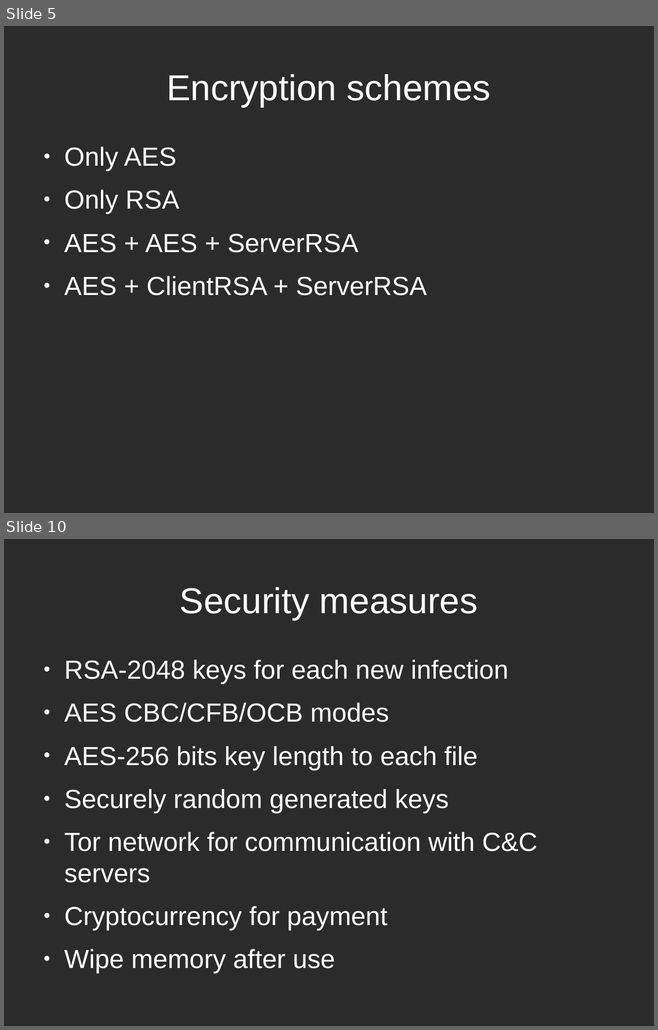
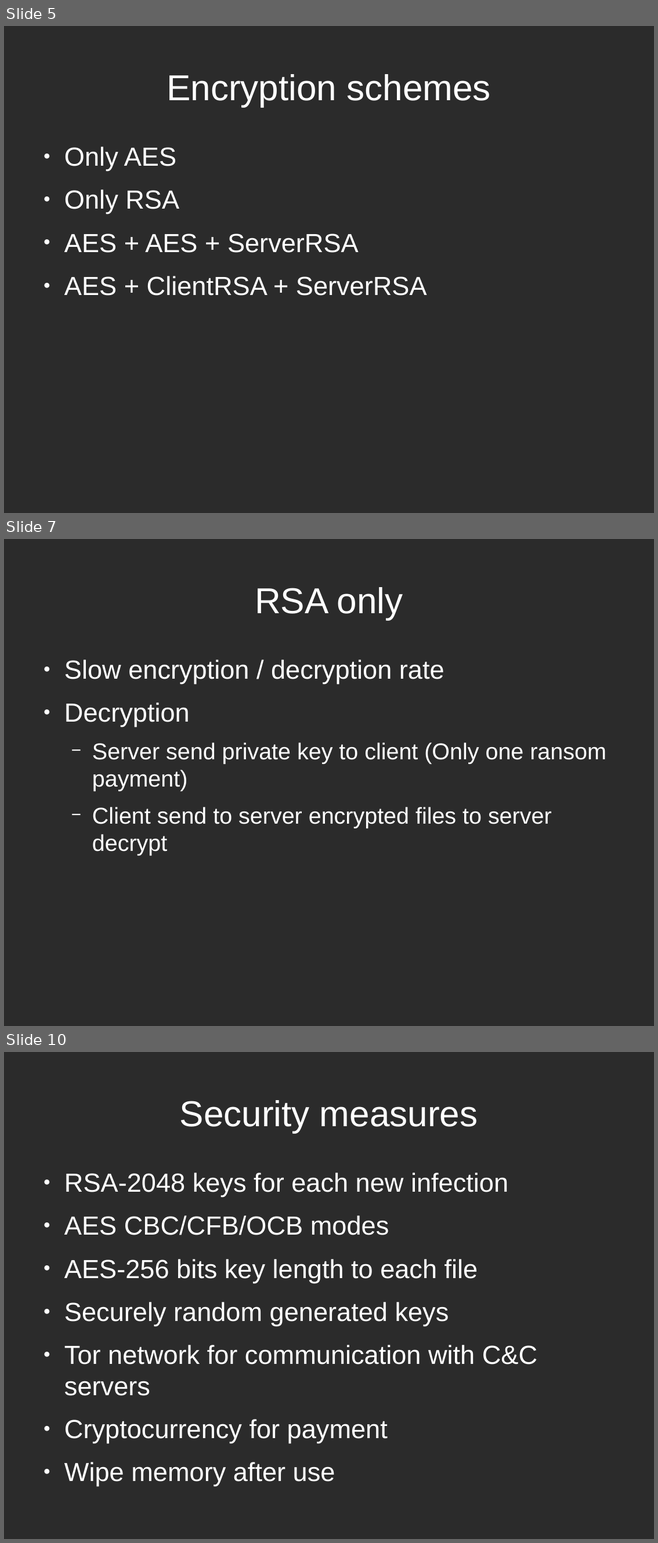
Before and after one commit to tarcisio-marinho/GonnaCry, a slide deck: Python/talk/na_beira_do_rio.odp. Shown one above the other, each under a label of ours: slides 5 and 10 before the commit, slides 5, 7 and 10 after it; the slides between them are not shown. The pictures are 658x1030 and 658x1543 pixels, drawn with LibreOffice and Linux fonts; fonts in the diff are those of the drawing; background and template pictures are left out; a plain dark background stands for a picture behind light text. Boxes give left, top, right and bottom in pixels: in the first picture for what was removed or moved away, otherwise in the second. Text is boxed around its words. In the diff, an @@ line names an element or a change of style, - is before the commit and + after.

```diff
--- a/Python/talk/na_beira_do_rio.odp
+++ b/Python/talk/na_beira_do_rio.odp
@@ slide 7 added at <box>4,539,654,1026</box>, background picture (left out) @@
@@ title added at <box>255,587,403,620</box>, 44 pt, text #FFFFFF @@
+RSA only
@@ text added at <box>64,660,606,856</box>, 28 pt, text #FFFFFF @@
+● Slow encryption / decryption rate
+● Decryption
+  − Server send private key to client (Only one ransom payment)
+  − Client send to server encrypted files to server decrypt
```
Also in this commit, not shown: 4 slides changed, 2 other slides added, 4 slides removed.
